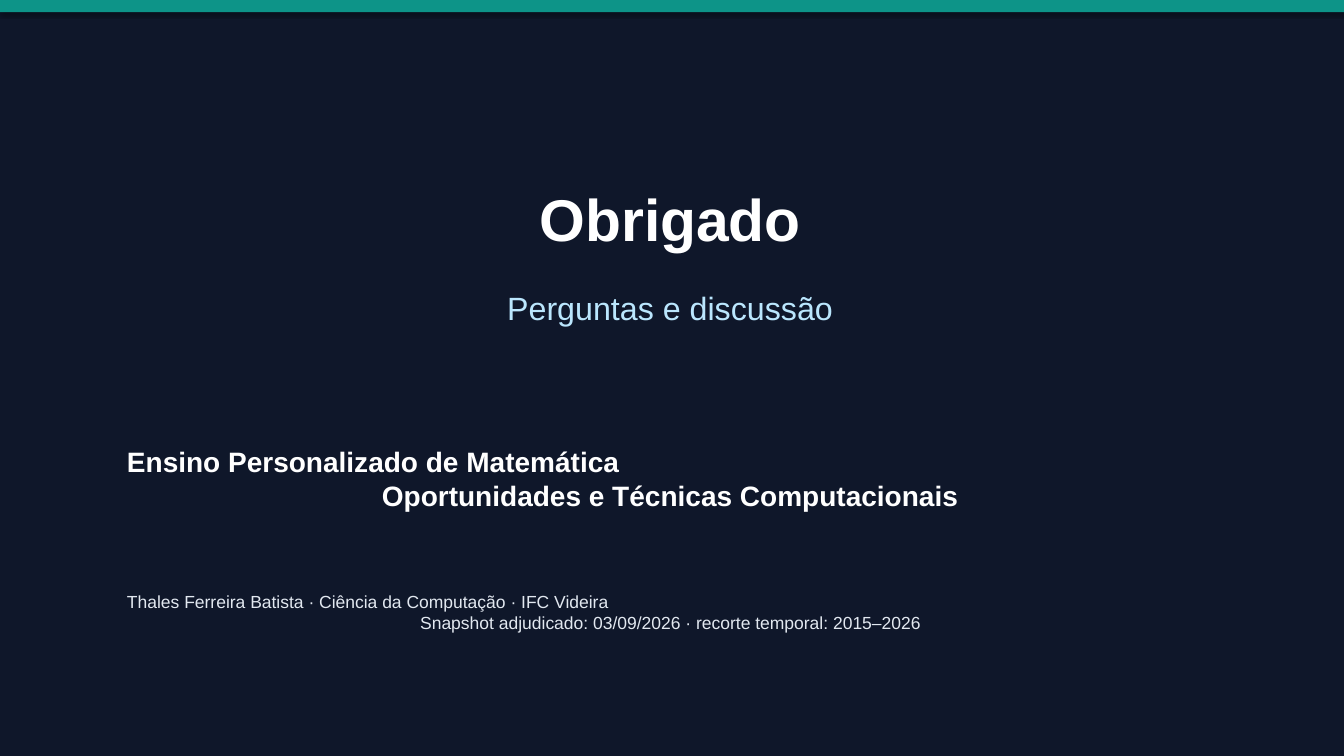
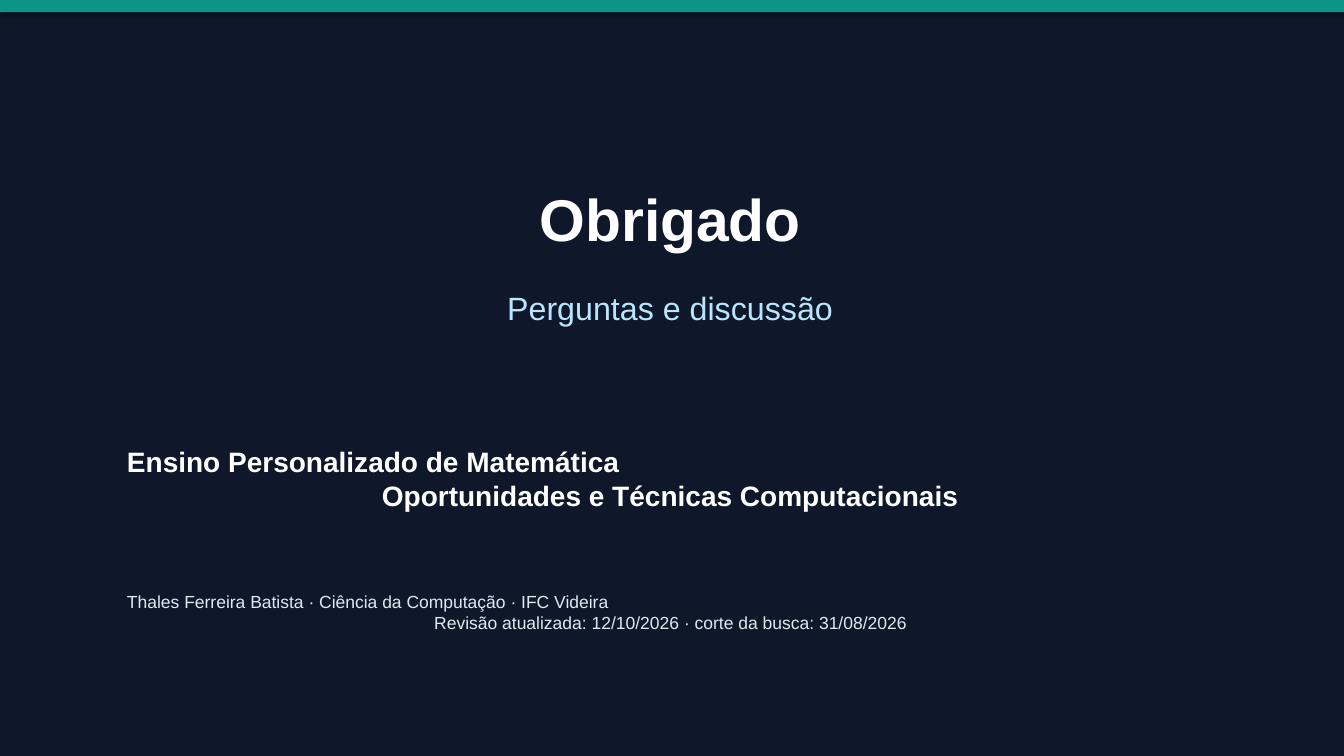
Before and after one commit to thalesfb/ccw, a slide deck: slide 19 of results/tcc/presentation/ensino_personalizado_de_matematica_tcc.pptx. Drawn at 1344x756 pixels with LibreOffice and Linux fonts; fonts in the diff are those of the drawing. Boxes give left, top, right and bottom in pixels: in the first picture for what was removed or moved away, otherwise in the second. Text is boxed around its words. In the diff, an @@ line names an element or a change of style, - is before the commit and + after.

```diff
--- a/results/tcc/presentation/ensino_personalizado_de_matematica_tcc.pptx
+++ b/results/tcc/presentation/ensino_personalizado_de_matematica_tcc.pptx
@@ text at [127, 595, 906, 629]: text changed @@
-Thales Ferreira Batista · Ciência da Computação · IFC Videira
-Snapshot adjudicado: 03/09/2026 · recorte temporal: 2015–2026
+Thales Ferreira Batista · Ciência da Computação · IFC Videira
+Revisão atualizada: 12/10/2026 · corte da busca: 31/08/2026
```
Also in this commit, not shown: 5 other slides changed, 6 other files.
